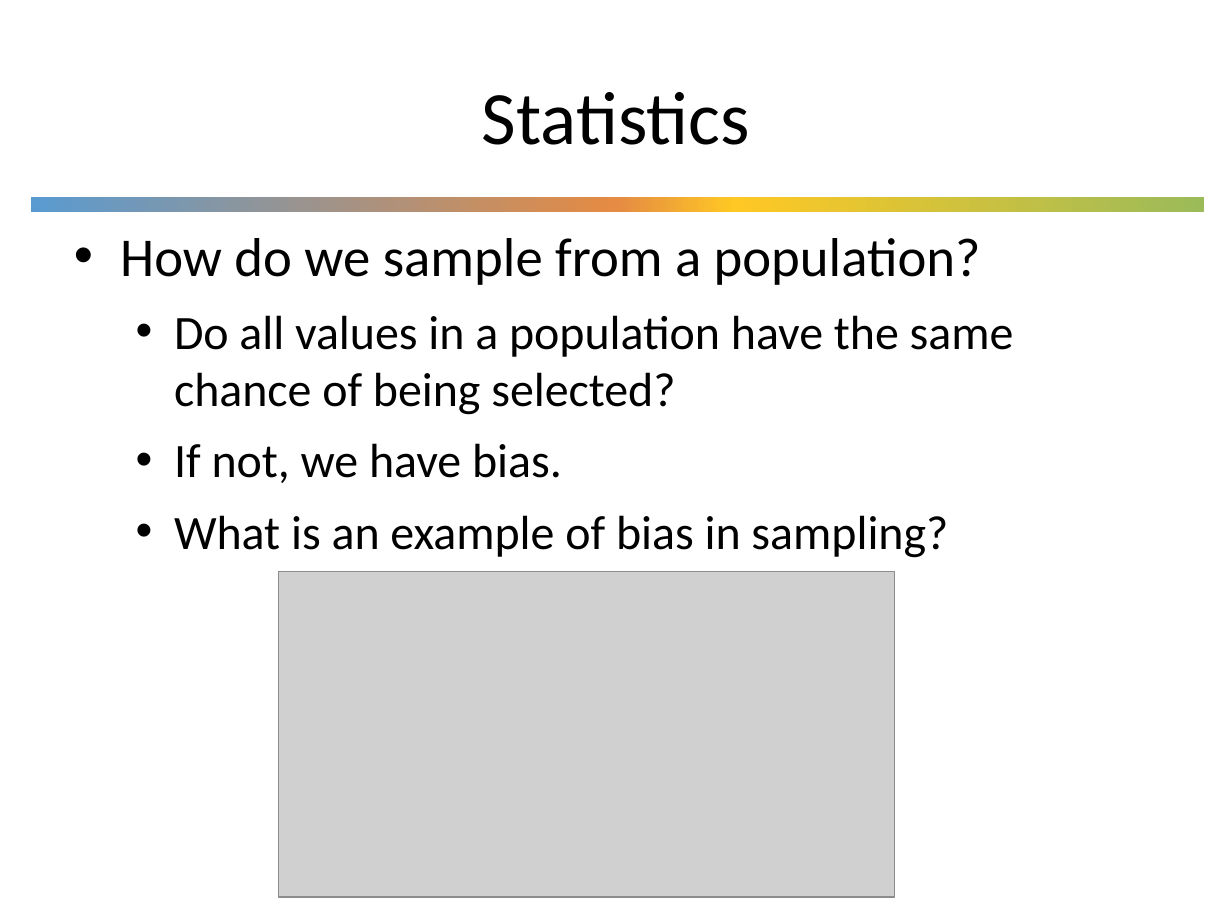
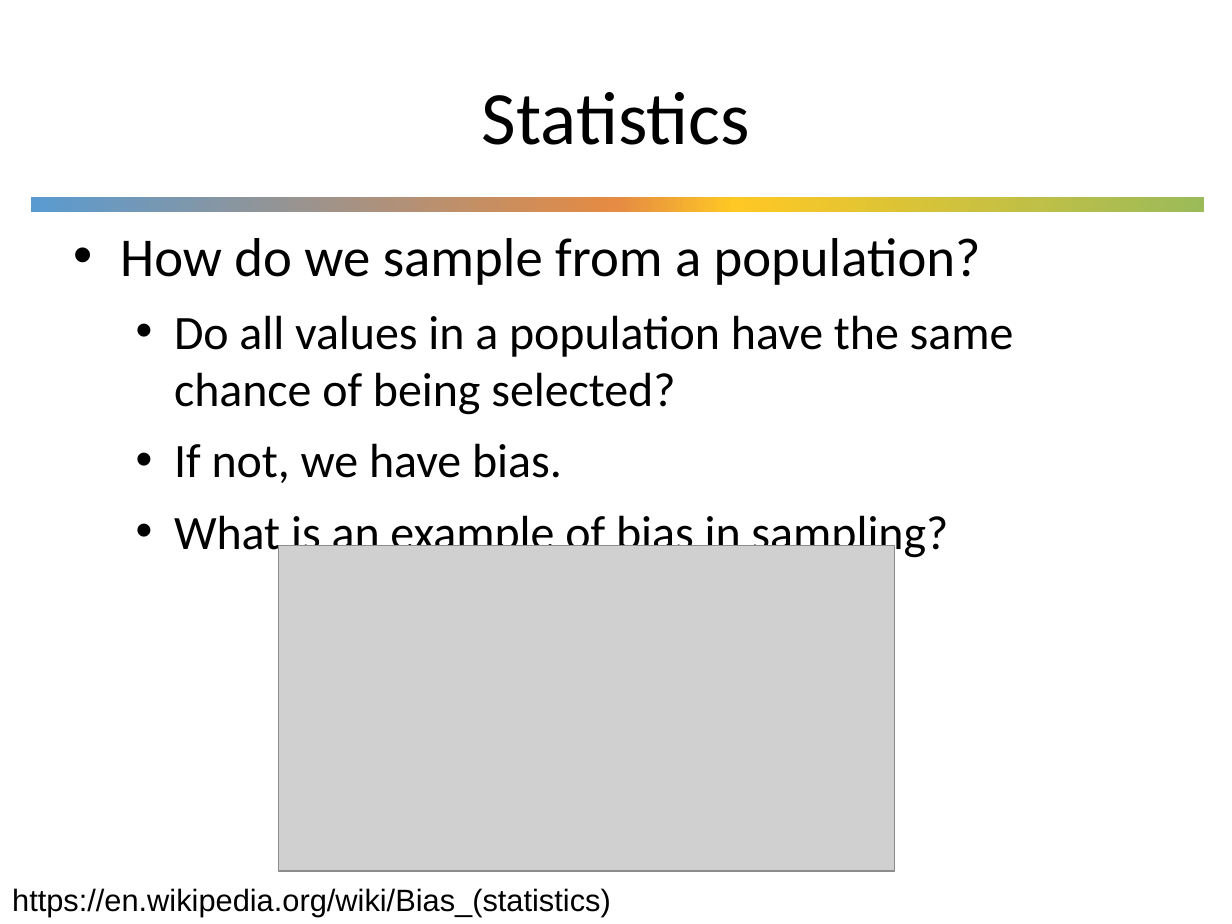
Before and after one commit to UWDIRECT/UWDIRECT.github.io, a slide deck: slide 12 of Wi19_content/DSMCER/L3_Descriptive_Statistics.pptx. Drawn at 1232x924 pixels with LibreOffice and Linux fonts; fonts in the diff are those of the drawing; grey boxes stand for pictures; background and template pictures are left out. Boxes give left, top, right and bottom in pixels: in the first picture for what was removed or moved away, otherwise in the second. Text is boxed around its words. In the diff, an @@ line names an element or a change of style, - is before the commit and + after.

Commit message:
Added lecture notebooks, powerpoints, and filled notebooks.

```diff
--- a/Wi19_content/DSMCER/L3_Descriptive_Statistics.pptx
+++ b/Wi19_content/DSMCER/L3_Descriptive_Statistics.pptx
@@ picture: place and size @@
-picture at (278,572,894,897)
+picture at (278,546,894,871)
@@ text added at (12,888,611,916), 18 pt, text #000000 @@
+https://en.wikipedia.org/wiki/Bias_(statistics)
```
Also in this commit, not shown: 25 other files.
